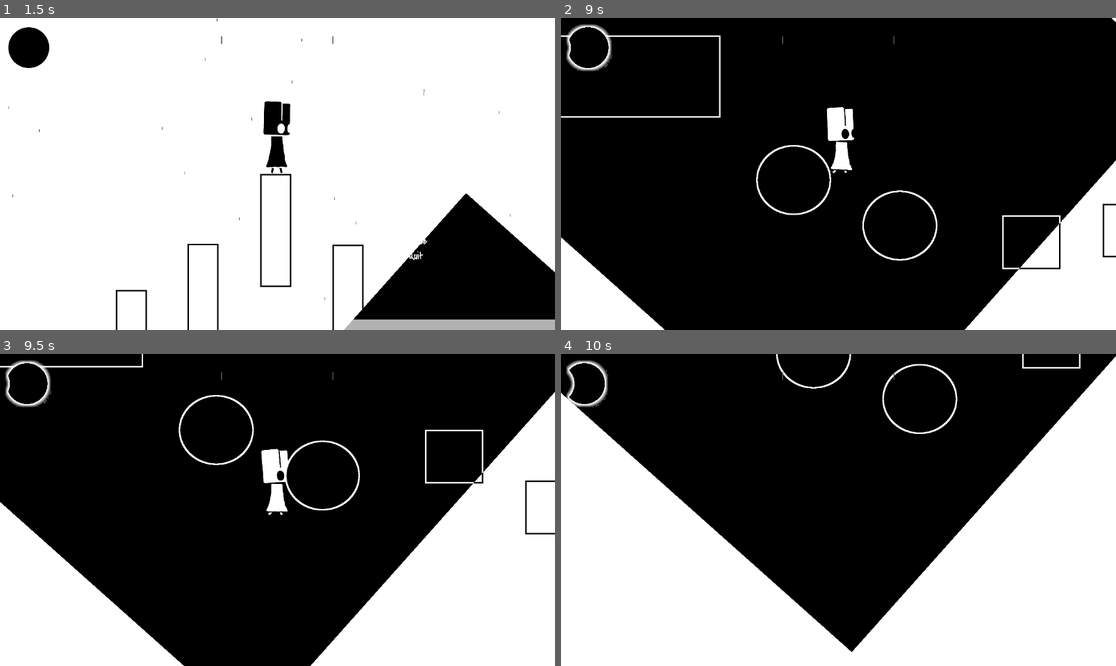
Above: before the commit, frames 1-4 (two rows, left to right).
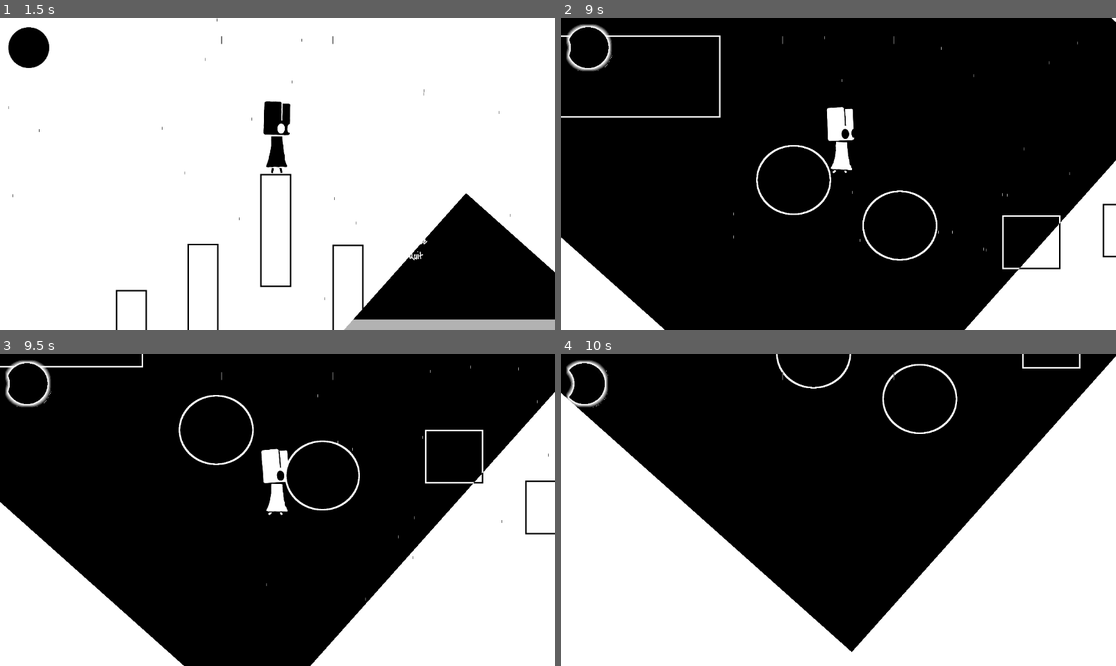
Above: after the commit, the same moments.

Repository: a-fun-gi/contrast
Game: Godot game, scene res://scenes/main_2.tscn
Two runs of this game, one before a commit and one after it. Both use one fixed random seed, a clock stepped at 60 frames per second and the inputs below. This scene is started directly instead of the project's main scene.
Inputs:
- Up to frame 1 (1.5 s): click "Play" at 0.5 s; click "Play" at 1.25 s
- Up to frame 2 (9 s): tap Enter (ui_accept) at 2 s; hold D (player_right) 2.03-3.53 s; tap W (player_jump) at 2.27, 3.02, 4.52, 5.27, 6.02, 7.52, 8.27 s; hold A (player_left) 3.53-5.78 s; hold D (player_right) from 5.78 s (still down)
- Up to frame 3 (9.5 s): keep holding D (player_right); tap W (player_jump) at 9.02 s
- Up to frame 4 (10 s): release D (player_right) at 9.53 s; hold A (player_left) from 9.53 s (still down)

Frame 1 is identical in both runs. In frame 2, less than 0.1% of the frame differs, in the area x 31-94%, y 5-75%; in frame 3, less than 0.1%; in frame 4, nothing differs.

Commit message:
make light occluders slightly larger

Diff:
--- a/godot/scenes/terrain/MOVABLE SQUARE.tscn
+++ b/godot/scenes/terrain/MOVABLE SQUARE.tscn
@@ -4,6 +4,9 @@
 
 [sub_resource type="RectangleShape2D" id="RectangleShape2D_21exc"]
 size = Vector2(242, 224)
+
+[sub_resource type="OccluderPolygon2D" id="OccluderPolygon2D_21exc"]
+polygon = PackedVector2Array(-127, -119, 126, -120, 129, 115, -128, 118)
 
 [node name="AnimatableBody2D" type="AnimatableBody2D" unique_id=2084512860]
 
@@ -15,3 +18,6 @@
 
 [node name="CollisionShape2D" type="CollisionShape2D" parent="." unique_id=539427355]
 shape = SubResource("RectangleShape2D_21exc")
+
+[node name="LightOccluder2D" type="LightOccluder2D" parent="." unique_id=709955746]
+occluder = SubResource("OccluderPolygon2D_21exc")
--- a/godot/scenes/terrain/circle.tscn
+++ b/godot/scenes/terrain/circle.tscn
@@ -6,7 +6,7 @@
 radius = 146.3284
 
 [sub_resource type="OccluderPolygon2D" id="OccluderPolygon2D_21exc"]
-polygon = PackedVector2Array(-80, -123, 27, -143, 99, -110, 148, -44, 145, 61, 13, 145, -111, 96, -149, 8, -109, -98)
+polygon = PackedVector2Array(-73, -140, 37, -158, 127, -120, 175, -17, 149, 98, -5, 164, -135, 101, -176, -6, -120, -104)
 
 [node name="StaticBody2D" type="StaticBody2D" unique_id=1624918828]
 
@@ -20,5 +20,4 @@
 shape = SubResource("CircleShape2D_21exc")
 
 [node name="LightOccluder2D" type="LightOccluder2D" parent="." unique_id=666821826]
-visible = false
 occluder = SubResource("OccluderPolygon2D_21exc")
--- a/godot/scenes/terrain/large_rect.tscn
+++ b/godot/scenes/terrain/large_rect.tscn
@@ -6,7 +6,7 @@
 size = Vector2(993, 340)
 
 [sub_resource type="OccluderPolygon2D" id="OccluderPolygon2D_21exc"]
-polygon = PackedVector2Array(-497, -166, 492, -166, 493, 171, -498, 171)
+polygon = PackedVector2Array(-506, -175, 501, -173, 505, 183, -507, 175)
 
 [node name="StaticBody2D" type="StaticBody2D" unique_id=1598109844]
 
@@ -20,5 +20,4 @@
 shape = SubResource("RectangleShape2D_21exc")
 
 [node name="LightOccluder2D" type="LightOccluder2D" parent="." unique_id=1083629417]
-visible = false
 occluder = SubResource("OccluderPolygon2D_21exc")
--- a/godot/scenes/terrain/skinny_rect.tscn
+++ b/godot/scenes/terrain/skinny_rect.tscn
@@ -6,7 +6,7 @@
 size = Vector2(123, 464)
 
 [sub_resource type="OccluderPolygon2D" id="OccluderPolygon2D_21exc"]
-polygon = PackedVector2Array(-65, -237, 55, -237, 58, 226, -62, 230)
+polygon = PackedVector2Array(-75, -244, 68, -246, 68, 234, -71, 237)
 
 [node name="StaticBody2D" type="StaticBody2D" unique_id=864551730]
 
--- a/godot/scenes/terrain/squre.tscn
+++ b/godot/scenes/terrain/squre.tscn
@@ -6,7 +6,7 @@
 size = Vector2(240, 221)
 
 [sub_resource type="OccluderPolygon2D" id="OccluderPolygon2D_21exc"]
-polygon = PackedVector2Array(-114, -148, 123, -148, 122, 70, -116, 71)
+polygon = PackedVector2Array(-124, -153, 130, -154, 129, 73, -124, 81)
 
 [node name="StaticBody2D" type="StaticBody2D" unique_id=4028278]
 
@@ -21,4 +21,5 @@
 shape = SubResource("RectangleShape2D_21exc")
 
 [node name="LightOccluder2D" type="LightOccluder2D" parent="." unique_id=2052910369]
+visible = false
 occluder = SubResource("OccluderPolygon2D_21exc")
